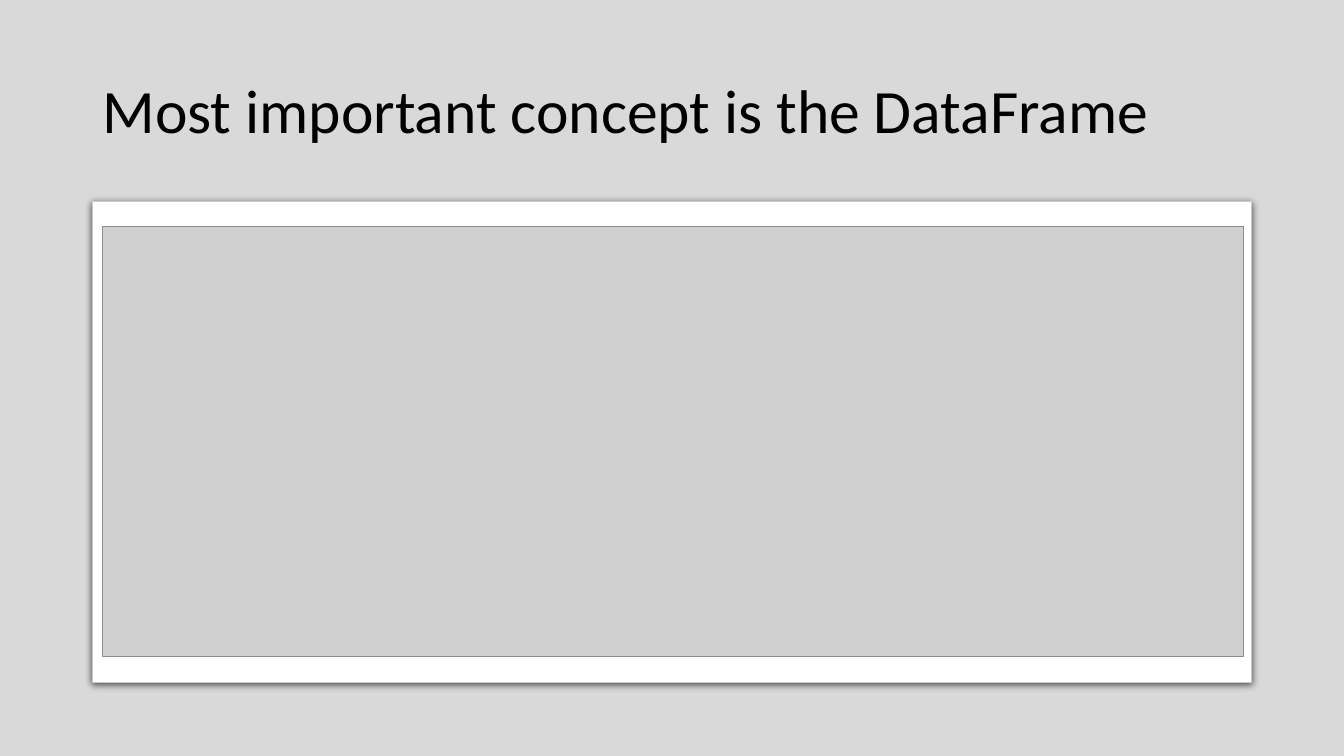
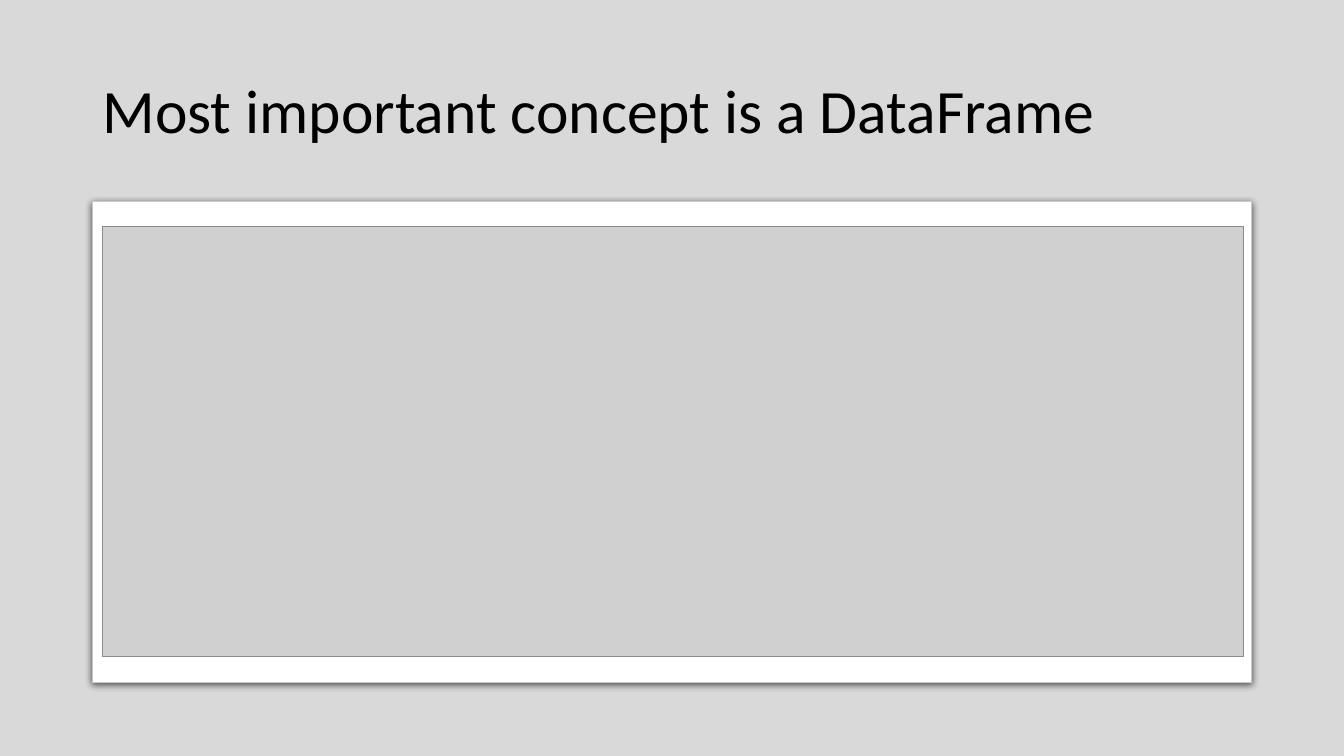
Before and after one commit to SandervandenOord/pandas_training, a slide deck: slide 7 of Pandas_Training_Slides.pptx (slide 6 before the commit). Drawn at 1344x756 pixels with LibreOffice and Linux fonts; fonts in the diff are those of the drawing; grey boxes stand for pictures. Boxes give left, top, right and bottom in pixels: in the first picture for what was removed or moved away, otherwise in the second. Text is boxed around its words. In the diff, an @@ line names an element or a change of style, - is before the commit and + after.

```diff
--- a/Pandas_Training_Slides.pptx
+++ b/Pandas_Training_Slides.pptx
@@ title at bbox=[102, 90, 1094, 143]: text changed @@
-Most important concept is the DataFrame
+Most important concept is a DataFrame
```
Also in this commit, not shown: 2 other slides changed, 2 slides added.
